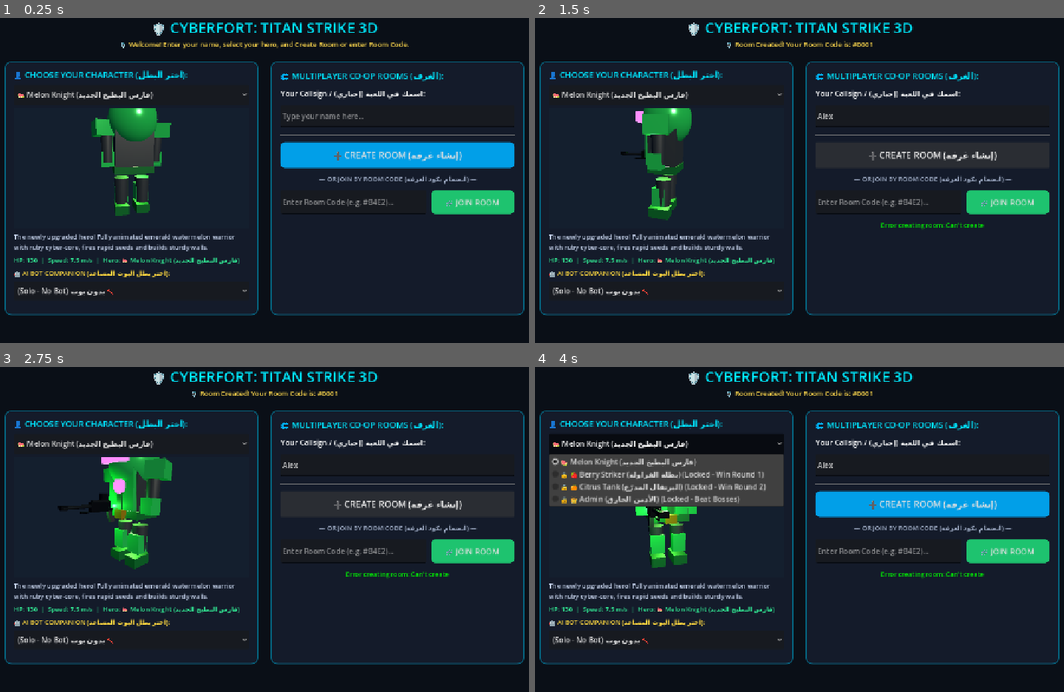
Above: before the commit, frames 1-4 (two rows, left to right).
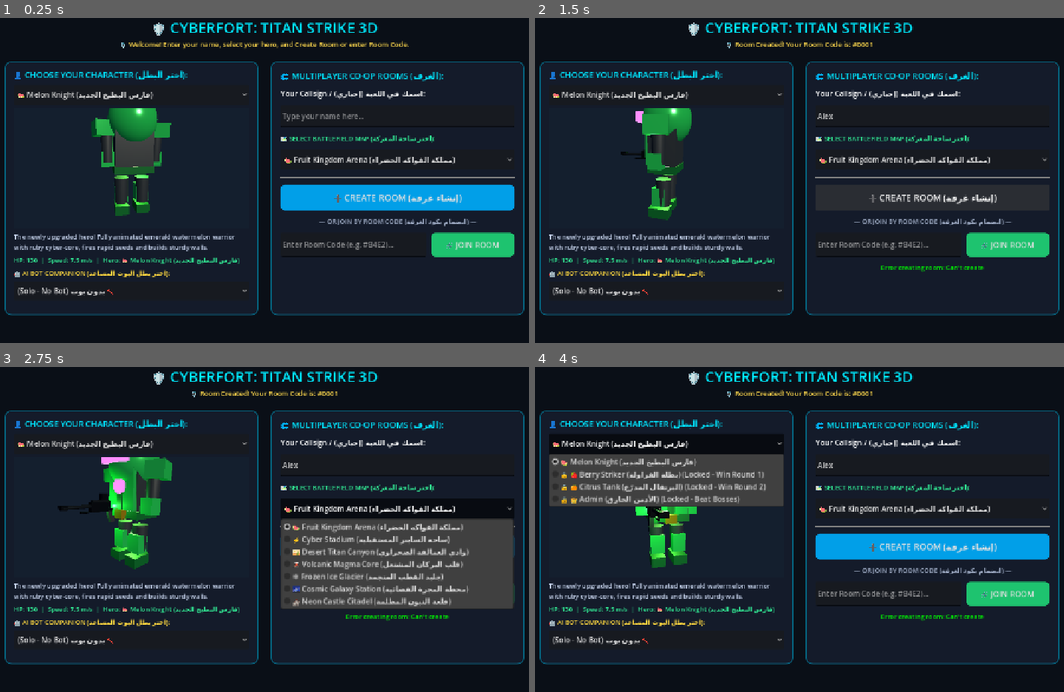
Above: after the commit, the same moments.

Repository: Seif796/TitanStrike-iOS
Game: Godot game, scene res://scenes/main_menu.tscn
Two runs of this game, one before a commit and one after it. Both use one fixed random seed, a clock stepped at 60 frames per second and the inputs below.
Inputs (mouse positions are in pixels of both pictures, inside the frame that each line leads up to):
- Up to frame 1 (0.25 s): no input
- Up to frame 2 (1.5 s): click (931, 115) at 0.52 s; type "Alex" at 0.6 s; click "➕ CREATE ROOM (إنشاء غرفة)" at 1.25 s
- Up to frame 3 (2.75 s): click (396, 510) at 2 s, where only the run after the commit has a clickable "🍉 Fruit Kingdom Arena (مملكة …"
- Up to frame 4 (4 s): move the mouse to (931, 510) at 2.77 s; press the mouse at (931, 510) at 2.78 s; hold D (move_right) 2.78-3.5 s; tap Space (jump) at 3.02 s; release the mouse at (931, 510) at 3.5 s; click "🍉 Melon Knight (فارس البطيخ ا…" at 3.5 s

The runs differ from the first frame. In frame 1, 10% of the frame differs, in the area x 52-98%, y 35-74%; in frame 2, 5.0%; in frame 3, 15%, in the area x 52-98%, y 35-79%; in frame 4, 10%.

Commit message:
Add 7 distinct battlefield maps, 5-wave stages, boss attack disable on defeat, and cinematic falling/dissolving death animation

Diff:
--- a/scenes/boss.tscn
+++ b/scenes/boss.tscn
@@ -96,18 +96,102 @@
 
 [sub_resource type="Animation" id="Animation_defeat"]
 resource_name = "defeat"
-length = 2.5
+length = 2.4
 tracks/0/type = "value"
 tracks/0/imported = false
 tracks/0/enabled = true
 tracks/0/path = NodePath("Model:position")
-tracks/0/interp = 1
-tracks/0/loop_wrap = true
-tracks/0/keys = {
-"times": PackedFloat32Array(0, 1.5),
-"transitions": PackedFloat32Array(1, 1),
-"update": 0,
-"values": [Vector3(0, 0, 0), Vector3(0, -4.0, 0)]
+tracks/0/interp = 2
+tracks/0/loop_wrap = true
+tracks/0/keys = {
+"times": PackedFloat32Array(0, 0.4, 1.2, 1.4, 2.4),
+"transitions": PackedFloat32Array(1, 1, 1, 1, 1),
+"update": 0,
+"values": [Vector3(0, 0, 0), Vector3(0, 0.4, 0), Vector3(0, -2.2, 0.5), Vector3(0, -2.4, 0.5), Vector3(0, -2.4, 0.5)]
+}
+tracks/1/type = "value"
+tracks/1/imported = false
+tracks/1/enabled = true
+tracks/1/path = NodePath("Model:rotation:x")
+tracks/1/interp = 2
+tracks/1/loop_wrap = true
+tracks/1/keys = {
+"times": PackedFloat32Array(0, 0.4, 1.2, 1.4, 2.4),
+"transitions": PackedFloat32Array(1, 1, 1, 1, 1),
+"update": 0,
+"values": [0.0, -0.25, 1.45, 1.57, 1.57]
+}
+tracks/2/type = "value"
+tracks/2/imported = false
+tracks/2/enabled = true
+tracks/2/path = NodePath("Model/RightArm:rotation")
+tracks/2/interp = 2
+tracks/2/loop_wrap = true
+tracks/2/keys = {
+"times": PackedFloat32Array(0, 0.4, 1.4),
+"transitions": PackedFloat32Array(1, 1, 1),
+"update": 0,
+"values": [Vector3(0, 0, 0), Vector3(-1, 0, 0.4), Vector3(-1.5, 0, 0.8)]
+}
+tracks/3/type = "value"
+tracks/3/imported = false
+tracks/3/enabled = true
+tracks/3/path = NodePath("Model/LeftArm:rotation")
+tracks/3/interp = 2
+tracks/3/loop_wrap = true
+tracks/3/keys = {
+"times": PackedFloat32Array(0, 0.4, 1.4),
+"transitions": PackedFloat32Array(1, 1, 1),
+"update": 0,
+"values": [Vector3(0, 0, 0), Vector3(-1, 0, -0.4), Vector3(-1.5, 0, -0.8)]
+}
+tracks/4/type = "value"
+tracks/4/imported = false
+tracks/4/enabled = true
+tracks/4/path = NodePath("Model/Head:rotation:x")
+tracks/4/interp = 2
+tracks/4/loop_wrap = true
+tracks/4/keys = {
+"times": PackedFloat32Array(0, 0.4, 1.4),
+"transitions": PackedFloat32Array(1, 1, 1),
+"update": 0,
+"values": [0.0, -0.7, 0.5]
+}
+tracks/5/type = "value"
+tracks/5/imported = false
+tracks/5/enabled = true
+tracks/5/path = NodePath("Model:scale")
+tracks/5/interp = 2
+tracks/5/loop_wrap = true
+tracks/5/keys = {
+"times": PackedFloat32Array(0, 1.2, 1.4, 1.7, 2.4),
+"transitions": PackedFloat32Array(1, 1, 1, 1, 1),
+"update": 0,
+"values": [Vector3(1, 1, 1), Vector3(1, 1, 1), Vector3(1.15, 0.82, 1.15), Vector3(1, 1, 1), Vector3(0.01, 0.01, 0.01)]
+}
+tracks/6/type = "value"
+tracks/6/imported = false
+tracks/6/enabled = true
+tracks/6/path = NodePath("Model/Head/EyesLight:light_energy")
+tracks/6/interp = 2
+tracks/6/loop_wrap = true
+tracks/6/keys = {
+"times": PackedFloat32Array(0, 0.4, 1.2),
+"transitions": PackedFloat32Array(1, 1, 1),
+"update": 0,
+"values": [5.0, 8.0, 0.0]
+}
+tracks/7/type = "value"
+tracks/7/imported = false
+tracks/7/enabled = true
+tracks/7/path = NodePath("Model/GlowingCore:scale")
+tracks/7/interp = 2
+tracks/7/loop_wrap = true
+tracks/7/keys = {
+"times": PackedFloat32Array(0, 0.4, 1.4),
+"transitions": PackedFloat32Array(1, 1, 1),
+"update": 0,
+"values": [Vector3(1, 1, 1), Vector3(1.4, 1.4, 1.4), Vector3(0.01, 0.01, 0.01)]
 }
 
 [sub_resource type="AnimationLibrary" id="AnimationLibrary_boss"]
--- a/scenes/main_menu.tscn
+++ b/scenes/main_menu.tscn
@@ -201,6 +201,16 @@
 layout_mode = 2
 placeholder_text = "Type your name here..."
 
+[node name="MapLabel" type="Label" parent="HBox/RightCol/Panel/VBox"]
+layout_mode = 2
+theme_override_colors/font_color = Color(0.2, 0.95, 0.6, 1)
+theme_override_font_sizes/font_size = 14
+text = "🗺️ SELECT BATTLEFIELD MAP (اختر ساحة المعركة):"
+
+[node name="MapOption" type="OptionButton" parent="HBox/RightCol/Panel/VBox"]
+custom_minimum_size = Vector2(0, 44)
+layout_mode = 2
+
 [node name="HSeparator" type="HSeparator" parent="HBox/RightCol/Panel/VBox" unique_id=1607710356]
 layout_mode = 2
 
--- a/scripts/arena.gd
+++ b/scripts/arena.gd
@@ -43,31 +43,75 @@
 	var pillar_mat = StandardMaterial3D.new()
 
 	match map_id:
-		0: # Fruit Kingdom Arena (مملكة الفواكه)
-			floor_mat.albedo_color = Color(0.25, 0.65, 0.2) # Lush green lawn
+		0: # Fruit Kingdom Arena (مملكة الفواكه الخضراء)
+			floor_mat.albedo_color = Color(0.24, 0.68, 0.22) # Lush green lawn
 			floor_mat.roughness = 0.8
-			pillar_mat.albedo_color = Color(0.85, 0.35, 0.15) # Fruit crates
+			pillar_mat.albedo_color = Color(0.9, 0.4, 0.15) # Fruit crates
 			if sun_light:
 				sun_light.light_color = Color(1.0, 0.95, 0.85)
+				sun_light.light_energy = 1.4
+		1: # Cyber Stadium (ساحة السايبر المستقبلية)
+			floor_mat.albedo_color = Color(0.08, 0.1, 0.16)
+			floor_mat.metallic = 0.75
+			floor_mat.roughness = 0.25
+			pillar_mat.albedo_color = Color(0.12, 0.22, 0.38)
+			pillar_mat.emission_enabled = true
+			pillar_mat.emission = Color(0, 0.85, 1.0)
+			pillar_mat.emission_energy_multiplier = 3.0
+			if sun_light:
+				sun_light.light_color = Color(0.5, 0.8, 1.0)
+				sun_light.light_energy = 1.1
+		2: # Desert Titan Canyon (وادي العمالقة الصحراوي)
+			floor_mat.albedo_color = Color(0.88, 0.65, 0.32) # Golden desert sand
+			floor_mat.roughness = 0.9
+			pillar_mat.albedo_color = Color(0.72, 0.38, 0.22) # Canyon sandstone
+			if sun_light:
+				sun_light.light_color = Color(1.0, 0.65, 0.4) # Sunset orange
+				sun_light.light_energy = 1.6
+		3: # Volcanic Magma Core (قلب البركان المشتعل)
+			floor_mat.albedo_color = Color(0.12, 0.08, 0.08) # Obsidian magma rock
+			floor_mat.metallic = 0.4
+			floor_mat.roughness = 0.4
+			pillar_mat.albedo_color = Color(0.25, 0.05, 0.05)
+			pillar_mat.emission_enabled = true
+			pillar_mat.emission = Color(1.0, 0.25, 0.05) # Glowing lava
+			pillar_mat.emission_energy_multiplier = 4.0
+			if sun_light:
+				sun_light.light_color = Color(1.0, 0.3, 0.15) # Crimson inferno
+				sun_light.light_energy = 1.5
+		4: # Frozen Ice Glacier (جليد القطب المتجمد)
+			floor_mat.albedo_color = Color(0.65, 0.88, 0.95) # Slick ice sheet
+			floor_mat.metallic = 0.5
+			floor_mat.roughness = 0.15
+			pillar_mat.albedo_color = Color(0.3, 0.65, 0.85)
+			pillar_mat.emission_enabled = true
+			pillar_mat.emission = Color(0.4, 0.9, 1.0) # Crystal glow
+			pillar_mat.emission_energy_multiplier = 2.5
+			if sun_light:
+				sun_light.light_color = Color(0.75, 0.9, 1.0) # Aurora cold light
 				sun_light.light_energy = 1.3
-		1: # Cyber Stadium (ساحة السايبر)
-			floor_mat.albedo_color = Color(0.1, 0.12, 0.18)
-			floor_mat.metallic = 0.6
+		5: # Cosmic Galaxy Station (محطة المجرة الفضائية)
+			floor_mat.albedo_color = Color(0.14, 0.08, 0.22) # Deep space floor
+			floor_mat.metallic = 0.8
+			floor_mat.roughness = 0.2
+			pillar_mat.albedo_color = Color(0.2, 0.12, 0.35)
+			pillar_mat.emission_enabled = true
+			pillar_mat.emission = Color(0.8, 0.2, 1.0) # Stellar nebula violet
+			pillar_mat.emission_energy_multiplier = 3.5
+			if sun_light:
+				sun_light.light_color = Color(0.7, 0.5, 1.0) # Starlight purple
+				sun_light.light_energy = 1.2
+		6: # Neon Castle Citadel (قلعة النيون المظلمة)
+			floor_mat.albedo_color = Color(0.1, 0.1, 0.12) # Gothic dark stone
+			floor_mat.metallic = 0.3
 			floor_mat.roughness = 0.3
-			pillar_mat.albedo_color = Color(0.15, 0.25, 0.4)
+			pillar_mat.albedo_color = Color(0.22, 0.15, 0.25)
 			pillar_mat.emission_enabled = true
-			pillar_mat.emission = Color(0, 0.8, 1)
-			pillar_mat.emission_energy_multiplier = 1.5
-			if sun_light:
-				sun_light.light_color = Color(0.6, 0.8, 1.0)
-				sun_light.light_energy = 0.9
-		2: # Desert Titan Canyon (وادي العمالقة)
-			floor_mat.albedo_color = Color(0.85, 0.65, 0.35) # Golden desert sand
-			floor_mat.roughness = 0.9
-			pillar_mat.albedo_color = Color(0.65, 0.45, 0.25) # Canyon sandstone
-			if sun_light:
-				sun_light.light_color = Color(1.0, 0.75, 0.5) # Sunset orange
-				sun_light.light_energy = 1.5
+			pillar_mat.emission = Color(1.0, 0.1, 0.6) # Hot neon magenta
+			pillar_mat.emission_energy_multiplier = 3.5
+			if sun_light:
+				sun_light.light_color = Color(0.9, 0.4, 0.7) # Twilight magenta
+				sun_light.light_energy = 1.2
 
 	if floor_mesh: floor_mesh.material = floor_mat
 	if pillar1: pillar1.material = pillar_mat
@@ -340,13 +384,13 @@
 			rpc("_broadcast_hud_alert", "👑 BOSS DEFEATED! UNLOCKED SECRET HERO: ADMIN (500 HP)! 👑\n(تم فتح شخصية الأدمن الخارق بـ 500 دم والدروع الذهبية!)", Color(1.0, 0.85, 0.1))
 
 		if current_stage == 1:
-			# Move to Stage 2 — 4 waves, much harder!
+			# Move to Stage 2 — 5 waves, much harder!
 			current_stage = 2
 			current_boss_phase = 0
 			GameManager.current_wave = 1
-			GameManager.max_waves = 4
+			GameManager.max_waves = 5
 			GameManager.current_state = GameManager.GameState.WAVE_COMBAT
-			var next_msg = "🔥 STAGE 2 BEGINS! 4 WAVES OF CHAOS! 🔥\n(المرحلة الثانية بدأت - 4 موجات أشرس بكتير، استعد!)"
+			var next_msg = "🔥 STAGE 2 BEGINS! 5 WAVES OF TITAN CHAOS! 🔥\n(المرحلة الثانية بدأت - 5 موجات أشرس بكتير، استعد!)"
 			get_tree().create_timer(3.0 if newly_unlocked_admin else 0.5).timeout.connect(func():
 				rpc("_broadcast_hud_alert", next_msg, Color(1.0, 0.3, 0.05))
 			)
--- a/scripts/boss.gd
+++ b/scripts/boss.gd
@@ -185,20 +185,26 @@
 # --- ATTACKS ---
 
 func _perform_melee_slam() -> void:
+	if state == BossState.DEFEATED:
+		return
 	can_attack = false
 	state = BossState.MELEE_SLAM
 	rpc("_play_boss_anim", "slam")
 
 	get_tree().create_timer(0.7).timeout.connect(func():
+		if state == BossState.DEFEATED:
+			return
 		_deal_shockwave_damage()
 		get_tree().create_timer(1.0).timeout.connect(func():
+			if state == BossState.DEFEATED:
+				return
 			state = BossState.CHASE
 			can_attack = true
 		)
 	)
 
 func _deal_shockwave_damage() -> void:
-	if not multiplayer.is_server():
+	if state == BossState.DEFEATED or not multiplayer.is_server():
 		return
 
 	# Massive slam damage to nearby players and structures
@@ -209,6 +215,8 @@
 			body.take_damage(slam_damage * 1.8)
 
 func _perform_ranged_barrage() -> void:
+	if state == BossState.DEFEATED:
+		return
 	can_attack = false
 	state = BossState.RANGED_BARRAGE
 	rpc("_play_boss_anim", "cast")
@@ -229,12 +237,14 @@
 		)
 
 	get_tree().create_timer(count * delay + 1.0).timeout.connect(func():
+		if state == BossState.DEFEATED:
+			return
 		state = BossState.CHASE
 		can_attack = true
 	)
 
 func _spawn_boss_orb() -> void:
-	if not multiplayer.is_server():
+	if state == BossState.DEFEATED or not multiplayer.is_server():
 		return
 	var orb = boss_projectile_scene.instantiate()
 	var spawn_pos = projectile_spawn.global_position if projectile_spawn else global_position + Vector3(0, 3.5 * scale.y, 0)
@@ -245,6 +255,8 @@
 	get_tree().current_scene.add_child(orb, true)
 
 func _perform_berserk_summon() -> void:
+	if state == BossState.DEFEATED:
+		return
 	can_attack = false
 	state = BossState.BERSERK_ROAR
 	rpc("_play_boss_anim", "roar")
@@ -258,6 +270,8 @@
 		get_tree().current_scene.add_child(minion, true)
 
 	get_tree().create_timer(2.0).timeout.connect(func():
+		if state == BossState.DEFEATED:
+			return
 		state = BossState.CHASE
 		can_attack = true
 	)
@@ -320,18 +334,27 @@
 			eyes_light.light_energy = 7.0
 
 func _die() -> void:
+	if state == BossState.DEFEATED:
+		return
 	state = BossState.DEFEATED
+	can_attack = false
+	target_player = null
+	velocity = Vector3.ZERO
+
+	# Immediately disable collisions so players and bullets are not blocked
+	var col_shape = get_node_or_null("CollisionShape3D")
+	if col_shape:
+		col_shape.set_deferred("disabled", true)
+	if shockwave_area:
+		shockwave_area.monitoring = false
+
 	boss_defeated.emit()
 	rpc("_play_boss_anim", "defeat")
 
-	if is_final_boss:
-		get_tree().create_timer(3.0).timeout.connect(func():
-			GameManager.rpc("trigger_game_over", true)
-		)
-	else:
-		get_tree().create_timer(3.0).timeout.connect(func():
-			queue_free()
-		)
+	# Boss collapses to the floor and disappears completely after 2.4s animation
+	get_tree().create_timer(2.4).timeout.connect(func():
+		queue_free()
+	)
 
 @rpc("unreliable")
 func _sync_boss_transform(pos: Vector3, rot_y: float) -> void:
--- a/scripts/game_manager.gd
+++ b/scripts/game_manager.gd
@@ -44,9 +44,13 @@
 var has_used_retry: bool = false
 
 const MAPS: Dictionary = {
-	0: { "name": "🍉 Fruit Kingdom Arena (مملكة الفواكه)", "theme_color": Color(0.2, 0.8, 0.3) },
-	1: { "name": "⚡ Cyber Stadium (ساحة السايبر)", "theme_color": Color(0.1, 0.6, 1.0) },
-	2: { "name": "🏜️ Desert Titan Canyon (وادي العمالقة)", "theme_color": Color(0.9, 0.6, 0.2) }
+	0: { "name": "🍉 Fruit Kingdom Arena (مملكة الفواكه الخضراء)", "theme_color": Color(0.2, 0.8, 0.3) },
+	1: { "name": "⚡ Cyber Stadium (ساحة السايبر المستقبلية)", "theme_color": Color(0.1, 0.6, 1.0) },
+	2: { "name": "🏜️ Desert Titan Canyon (وادي العمالقة الصحراوي)", "theme_color": Color(0.9, 0.6, 0.2) },
+	3: { "name": "🌋 Volcanic Magma Core (قلب البركان المشتعل)", "theme_color": Color(1.0, 0.2, 0.05) },
+	4: { "name": "❄️ Frozen Ice Glacier (جليد القطب المتجمد)", "theme_color": Color(0.3, 0.85, 1.0) },
+	5: { "name": "🌌 Cosmic Galaxy Station (محطة المجرة الفضائية)", "theme_color": Color(0.65, 0.2, 0.95) },
+	6: { "name": "🏰 Neon Castle Citadel (قلعة النيون المظلمة)", "theme_color": Color(0.85, 0.15, 0.55) }
 }
 
 # Hero Classes (including unlockable 500 HP Admin)
@@ -142,7 +146,7 @@
 func start_game_scene() -> void:
 	current_state = GameState.WAVE_COMBAT
 	current_wave = 1
-	max_waves = 3
+	max_waves = 5
 	has_used_retry = false # Reset retry chance for the new match
 	get_tree().change_scene_to_file("res://scenes/arena.tscn")
 
--- a/scripts/lobby.gd
+++ b/scripts/lobby.gd
@@ -21,7 +21,7 @@
 		map_option.clear()
 		for m_id in GameManager.MAPS:
 			map_option.add_item(GameManager.MAPS[m_id]["name"], m_id)
-
+		map_option.select(GameManager.selected_map_id)
 		map_option.item_selected.connect(_on_map_selected)
 		if not multiplayer.is_server():
 			map_option.disabled = true
--- a/scripts/main_menu.gd
+++ b/scripts/main_menu.gd
@@ -10,6 +10,7 @@
 @onready var class_stats: Label = $HBox/LeftCol/Panel/VBox/ClassStats
 
 @onready var code_input: LineEdit = $HBox/RightCol/Panel/VBox/JoinBox/CodeInput
+@onready var map_option: OptionButton = $HBox/RightCol/Panel/VBox/MapOption
 @onready var create_room_btn: Button = $HBox/RightCol/Panel/VBox/CreateRoomBtn
 @onready var join_room_btn: Button = $HBox/RightCol/Panel/VBox/JoinBox/JoinRoomBtn
 @onready var status_label: Label = $HBox/RightCol/Panel/VBox/StatusLabel
@@ -22,6 +23,16 @@
 func _ready() -> void:
 	# Force landscape orientation
 	DisplayServer.screen_set_orientation(DisplayServer.SCREEN_SENSOR_LANDSCAPE)
+
+	# Populate Battlefield Maps
+	if map_option:
+		map_option.clear()
+		for m_id in GameManager.MAPS:
+			map_option.add_item(GameManager.MAPS[m_id]["name"], m_id)
+		map_option.select(GameManager.selected_map_id)
+		map_option.item_selected.connect(func(idx: int):
+			GameManager.selected_map_id = idx
+		)
 
 	# Populate player classes
 	class_option.clear()
